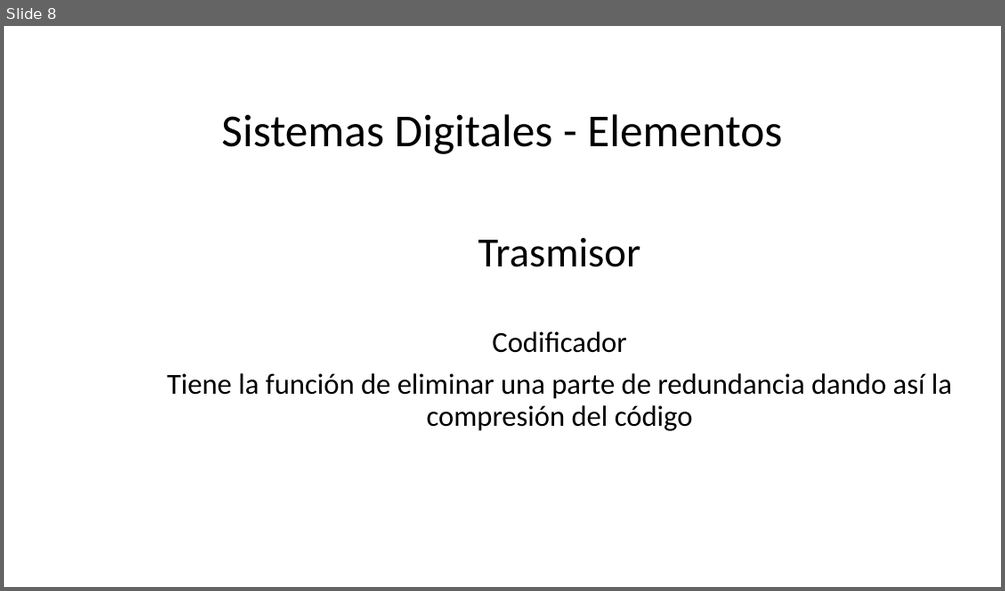
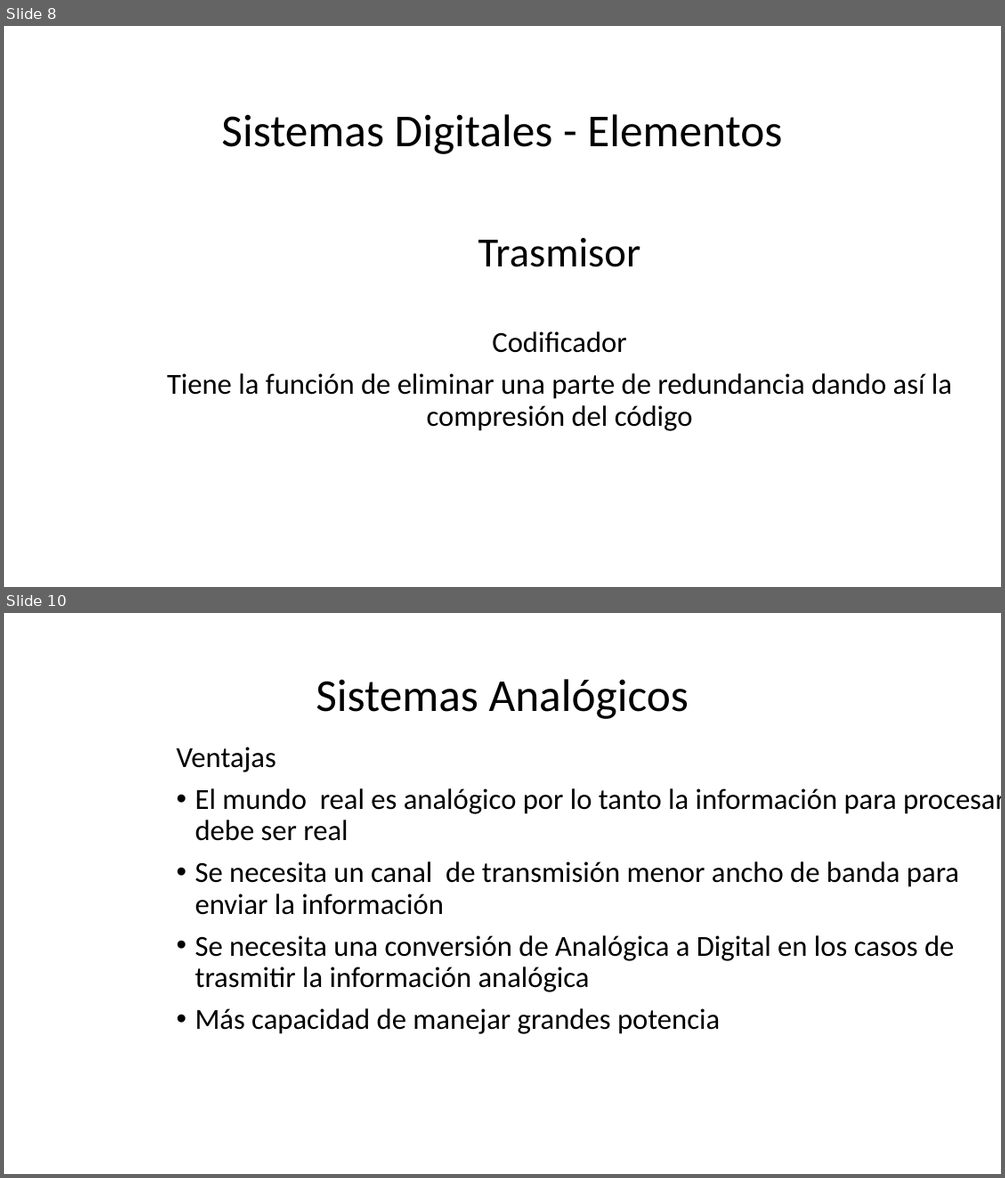
Before and after one commit to StalinMazaEpn/Proyecto_Comunicaciones, a slide deck: expo_comu.pptx. Shown one above the other, each under a label of ours: slide 8 before the commit, slides 8 and 10 after it; the slides between them are not shown. The pictures are 1005x591 and 1005x1178 pixels, drawn with LibreOffice and Linux fonts; fonts in the diff are those of the drawing; background and template pictures are left out. Boxes give left, top, right and bottom in pixels: in the first picture for what was removed or moved away, otherwise in the second. Text is boxed around its words. In the diff, an @@ line names an element or a change of style, - is before the commit and + after.

Commit message:
Ventajas

```diff
--- a/expo_comu.pptx
+++ b/expo_comu.pptx
@@ slide 10 added at <box>4,613,1001,1174</box>, background picture (left out) @@
@@ title added at <box>316,679,688,719</box>, 44 pt, text #000000 @@
+Sistemas Analógicos
@@ text added at <box>177,747,1001,1034</box>, 28 pt, text #000000 @@
+Ventajas
+• El mundo real es analógico por lo tanto la información para procesar debe ser real
+• Se necesita un canal de transmisión menor ancho de banda para enviar la información
+• Se necesita una conversión de Analógica a Digital en los casos de trasmitir la información analógica
+• Más capacidad de manejar grandes potencia
```
Also in this commit, not shown: 1 slide changed, 4 other slides added.
